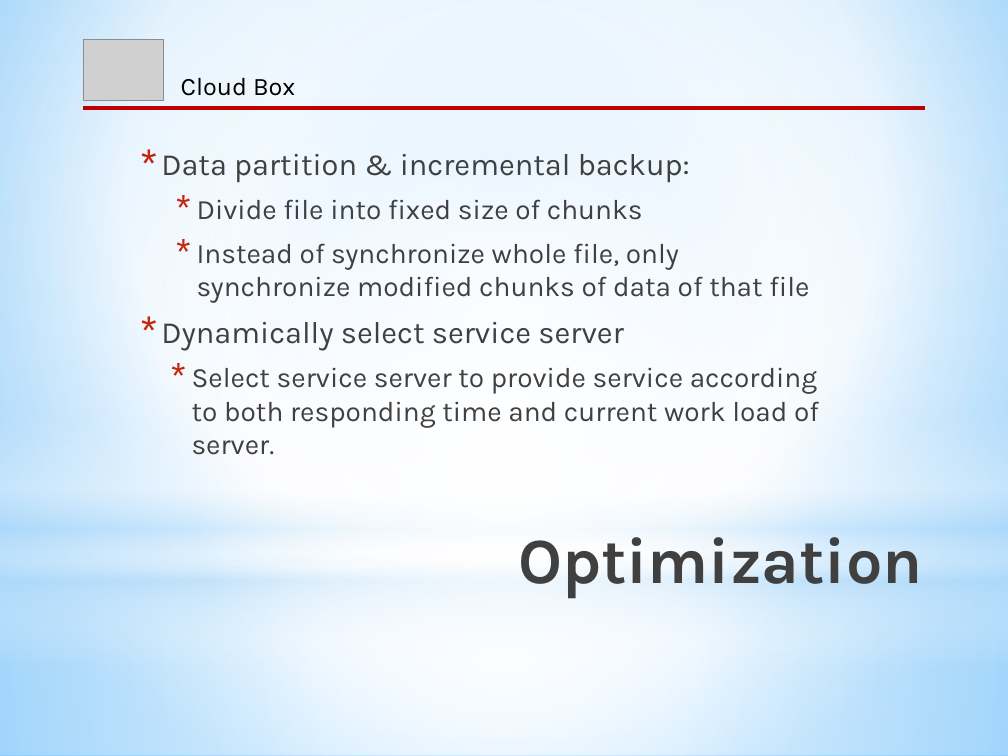
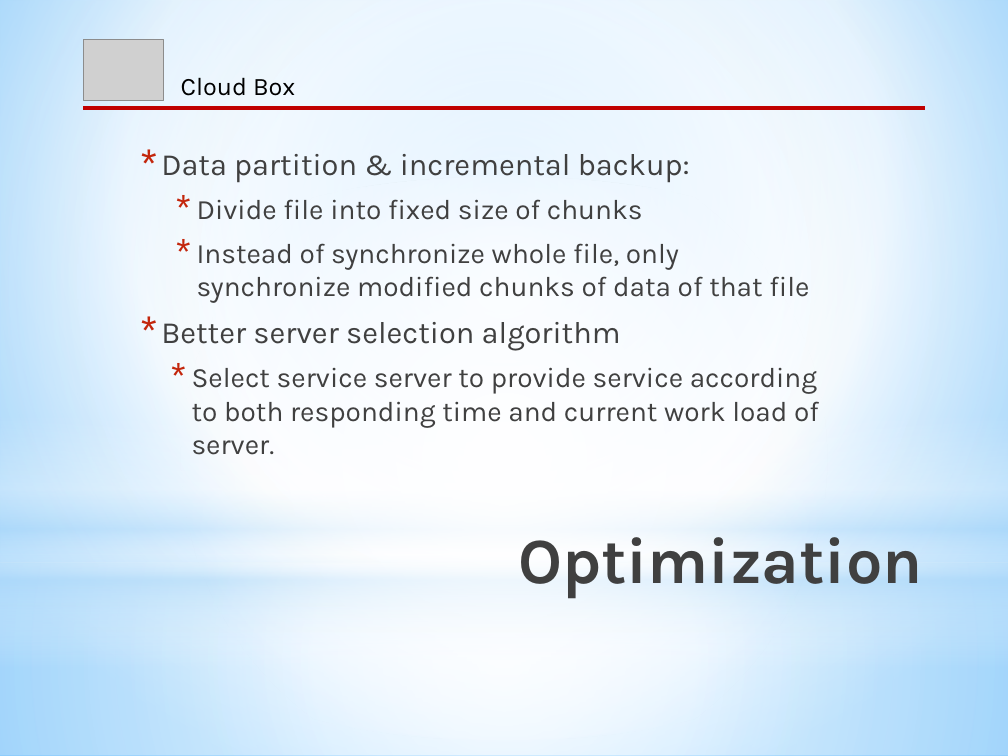
Before and after one commit to CICS525Project/DropboxImpl, a slide deck: slide 11 of Project Documentation/Cloud Box_ppt.pptx. Drawn at 1008x756 pixels with LibreOffice and Linux fonts; fonts in the diff are those of the drawing; grey boxes stand for pictures. Boxes give left, top, right and bottom in pixels: in the first picture for what was removed or moved away, otherwise in the second. Text is boxed around its words. In the diff, an @@ line names an element or a change of style, - is before the commit and + after.

```diff
--- a/Project Documentation/Cloud Box_ppt.pptx
+++ b/Project Documentation/Cloud Box_ppt.pptx
@@ text at (161,322,621,351): text changed @@
-  * Dynamically select service server
+  * Better server selection algorithm
```
Also in this commit, not shown: 2 other slides changed, 1 slide added.
